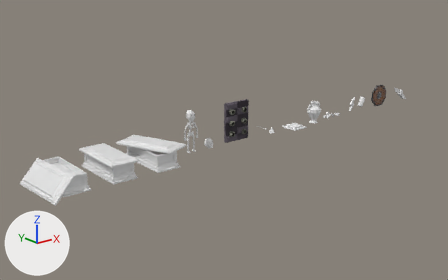
What one commit did to the Blender file Arte/DeadPack.blend.
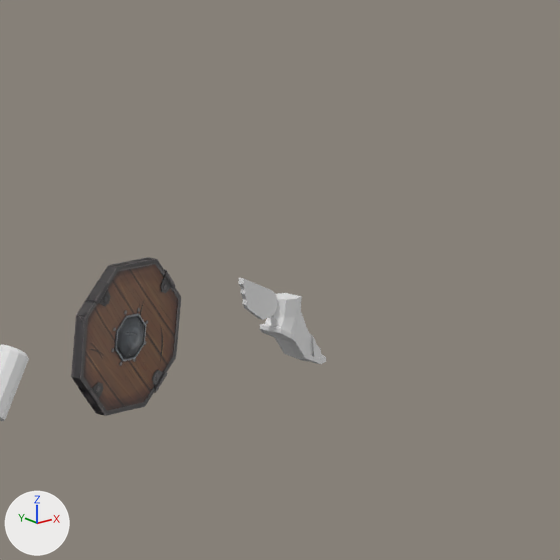
Old and new are each drawn whole from a camera (50 mm lens) standing at (-8.89, -15.84, 6.48) and looking at (4.45, 0.84, -0.19) and again close up on the part from 81% to 98% of the width and 18% to 45% of the height. Lighting does not change. The marker at lower left points along +X, +Y and +Z.

In view in the first close-up: 'Cylinder', 'Hermes', 'escudo'.
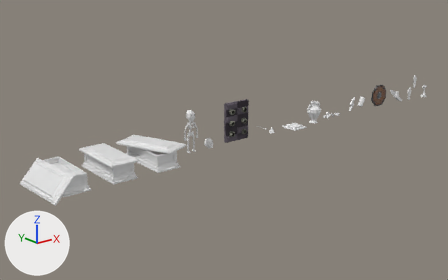
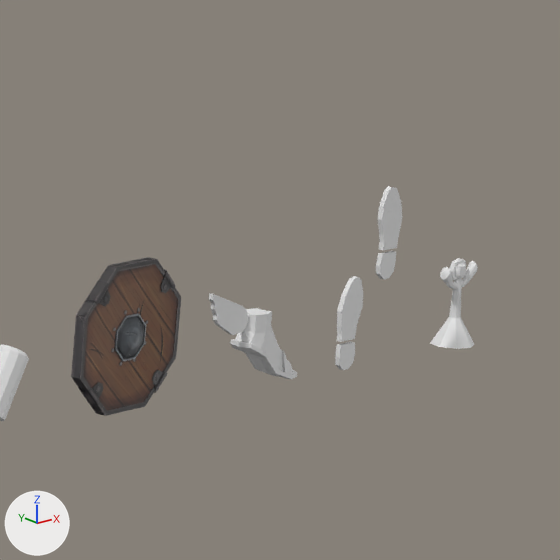
Pixel boxes (x1, y1, x2, y2) of what changed, in the close-ups (560 x 560 px):
```json
{"object": "Hermes", "change": "moved", "before": [238, 278, 326, 364], "after": [209, 293, 297, 379]}
{"object": "Pegadas", "change": "added", "after": [335, 186, 402, 370]}
{"object": "Relic", "change": "added", "after": [430, 258, 478, 349]}
```

Scene script edits in JSON lines:
```json
{"block": "me_hermes", "where": "me_hermes.from_pydata(...)  # 188 vertices, 186 faces; spans x -0.287..0.554, y -0.13..0.083, z -0.525..0.096"}
{"block": "me_hermes", "where": "# used by ob_hermes; location = (13.294, -0.074, 0.621)"}
{"block": "me_hermes", "change": "me_hermes part 1: the whole mesh is moved by (-0.148, 0.022, 0.521)"}
{"op": "add", "block": "me_cylinder_001", "code": ["me_cylinder_001 = bpy.data.meshes.new('Cylinder.001')", "me_cylinder_001.from_pydata(...)  # 133 vertices, 128 faces; spans x -0.159..0.166, y -0.133..0.136, z -0.022..0.517"]}
{"op": "add", "block": "me_cube_001", "code": ["me_cube_001 = bpy.data.meshes.new('Cube.001')", "me_cube_001.from_pydata(...)  # 84 vertices, 78 faces; spans x -0.291..0.242, y -0.018..0.014, z 0.004..1.085"]}
{"op": "set", "path": "ob_hermes.location", "old": "(13.294, -0.074, 0.621)", "new": "(13.294, -0.005, 0.012)"}
{"op": "add", "block": "ob_relic", "code": ["ob_relic = bpy.data.objects.new('Relic', me_cylinder_001)", "ob_relic.location = (15.223, -0.098, 0.014)"]}
{"op": "add", "block": "ob_pegadas", "code": ["ob_pegadas = bpy.data.objects.new('Pegadas', me_cube_001)", "ob_pegadas.location = (14.302, -0.098, -0.003)"]}
```
